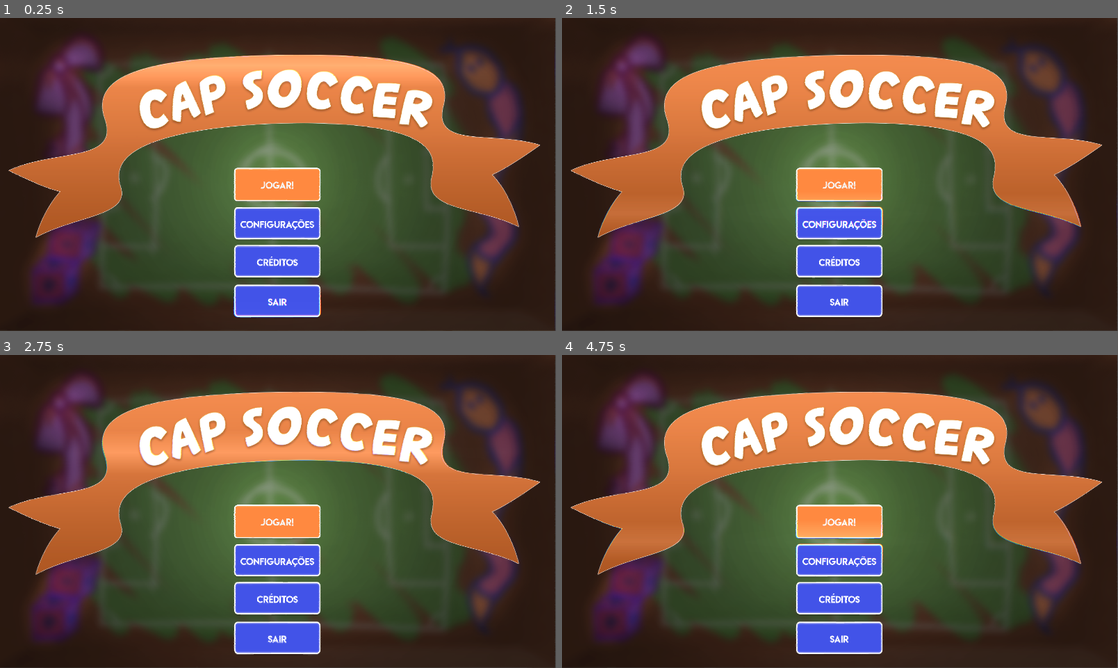
Above: before the commit, frames 1-4 (two rows, left to right).
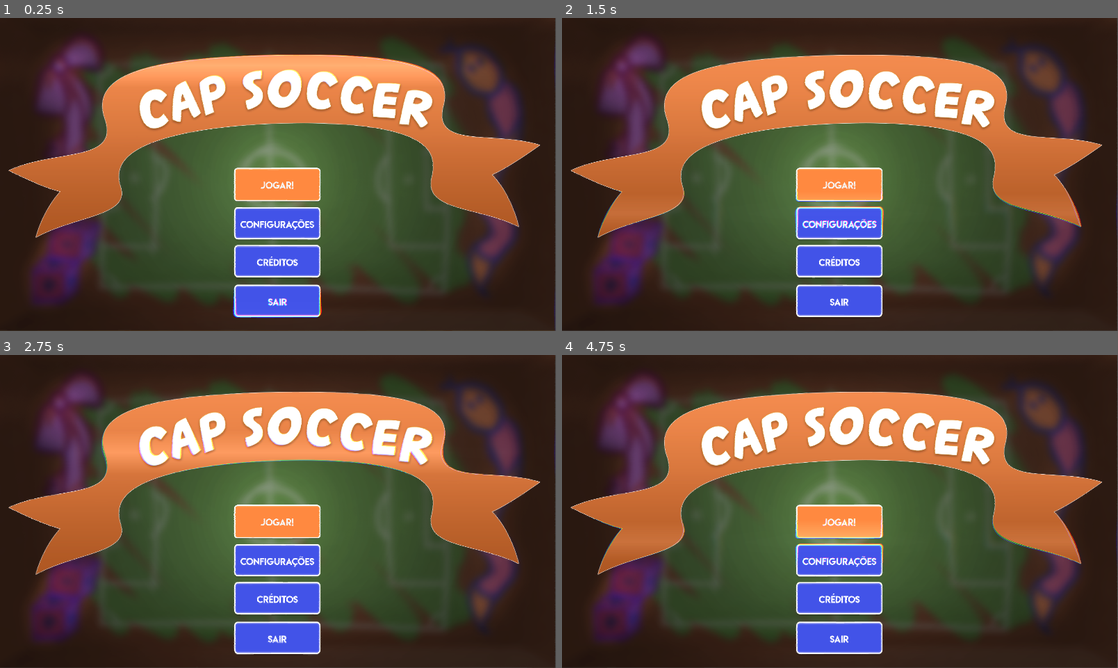
Above: after the commit, the same moments.

Repository: wendeljeske20/CapSoccer
Game: Godot game, scene res://Scenes/Menu.tscn
The game is run twice, just before and just after one commit, with the same random seed, the same clock (stepped at 60 frames per second) and the same inputs.
Inputs:
- Up to frame 1 (0.25 s): no input
- Up to frame 2 (1.5 s): click "Jogar!" at 0.5 s; click "Jogar!" at 1.25 s
- Up to frame 3 (2.75 s): click "Créditos" at 2 s
- Up to frame 4 (4.75 s): click "Créditos" at 2.75 s; click "Jogar!" at 3.5 s; click "Créditos" at 4.25 s

The runs differ from the first frame. In frame 1, 0.5% of the frame differs, in the area x 20-100%, y 11-98%; in frame 2, 0.5%; in frame 3, 0.5%; in frame 4, 0.6%, in the area x 6-100%, y 52-68%.

Commit message:
Small changes

Diff:
--- a/Scenes/ArenaSelect.tscn
+++ b/Scenes/ArenaSelect.tscn
@@ -28,6 +28,7 @@
 texture = ExtResource( 2 )
 
 [node name="Panel" type="Panel" parent="."]
+editor/display_folded = true
 margin_left = 454.226
 margin_top = 2.0
 margin_right = 1101.23
--- a/Scenes/Button.tscn
+++ b/Scenes/Button.tscn
@@ -15,11 +15,11 @@
 texture = ExtResource( 4 )
 region_rect = Rect2( 0, 0, 81, 72 )
 axis_stretch_horizontal = 1
+modulate_color = Color( 0.282353, 0.32549, 0.886275, 1 )
 
 [sub_resource type="StyleBoxTexture" id=3]
 texture = ExtResource( 4 )
 region_rect = Rect2( 0, 0, 81, 72 )
-modulate_color = Color( 0, 0, 0, 1 )
 
 [node name="Button" type="RigidBody2D"]
 rotation = 1.5708
@@ -57,7 +57,6 @@
 margin_bottom = 24.691
 custom_styles/fg = SubResource( 2 )
 custom_styles/bg = SubResource( 3 )
-custom_colors/font_color = Color( 0, 0, 0, 1 )
 max_value = 10.0
 step = 0.5
 value = 7.5
--- a/Scenes/OverlayShader.tscn
+++ b/Scenes/OverlayShader.tscn
@@ -7,7 +7,7 @@
 shader = ExtResource( 1 )
 shader_param/dispAmt = 0.002
 shader_param/dispScale = 1.0
-shader_param/abberationAmt = 0.001
+shader_param/abberationAmt = 0.002
 shader_param/timeLine = 0.0
 shader_param/displace = ExtResource( 2 )
 
--- a/Scenes/Pause.tscn
+++ b/Scenes/Pause.tscn
@@ -1,9 +1,8 @@
-[gd_scene load_steps=6 format=2]
+[gd_scene load_steps=5 format=2]
 
 [ext_resource path="res://Sprites/ui_base.png" type="Texture" id=1]
 [ext_resource path="res://Scripts/Pause.gd" type="Script" id=2]
 [ext_resource path="res://ButtonTheme.tres" type="Theme" id=3]
-[ext_resource path="res://Fonts/dynamicFont.tres" type="DynamicFont" id=4]
 
 [sub_resource type="StyleBoxTexture" id=1]
 texture = ExtResource( 1 )
@@ -26,13 +25,12 @@
 anchor_top = 0.5
 anchor_right = 0.5
 anchor_bottom = 0.5
-margin_left = -145.0
-margin_top = -201.874
-margin_right = 145.0
-margin_bottom = -144.874
+margin_left = -174.0
+margin_top = -202.0
+margin_right = 174.0
+margin_bottom = -145.0
 rect_pivot_offset = Vector2( 214, 214.456 )
 theme = ExtResource( 3 )
-custom_fonts/font = ExtResource( 4 )
 text = "Retomar Partida"
 
 [node name="SoundEffectsVolumeSlider" type="HSlider" parent="."]
@@ -66,13 +64,12 @@
 anchor_top = 0.5
 anchor_right = 0.5
 anchor_bottom = 0.5
-margin_left = -145.0
-margin_top = 74.7455
-margin_right = 145.0
-margin_bottom = 131.745
+margin_left = -173.0
+margin_top = 75.0
+margin_right = 173.0
+margin_bottom = 132.0
 rect_pivot_offset = Vector2( 214, 40.743 )
 theme = ExtResource( 3 )
-custom_fonts/font = ExtResource( 4 )
 text = "Seleção de Arenas"
 
 [node name="QuitButton" type="Button" parent="."]
@@ -80,11 +77,10 @@
 anchor_top = 0.5
 anchor_right = 0.5
 anchor_bottom = 0.5
-margin_left = -145.0
-margin_top = 170.199
-margin_right = 145.0
-margin_bottom = 227.199
+margin_left = -174.0
+margin_top = 170.0
+margin_right = 174.0
+margin_bottom = 227.0
 rect_pivot_offset = Vector2( 214, -36 )
 theme = ExtResource( 3 )
-custom_fonts/font = ExtResource( 4 )
 text = "Voltar ao Menu"
Binary file changed: Sprites/seta_grande.png
Binary file changed: Sprites/seta_pequena.png
